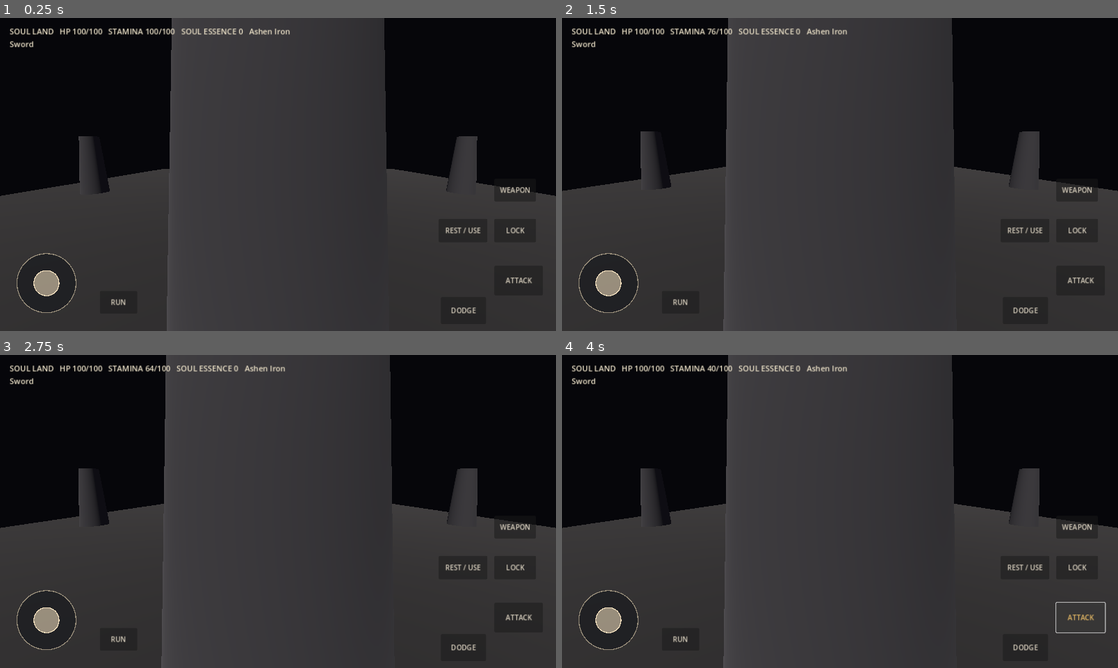
Above: before the commit, frames 1-4 (two rows, left to right).
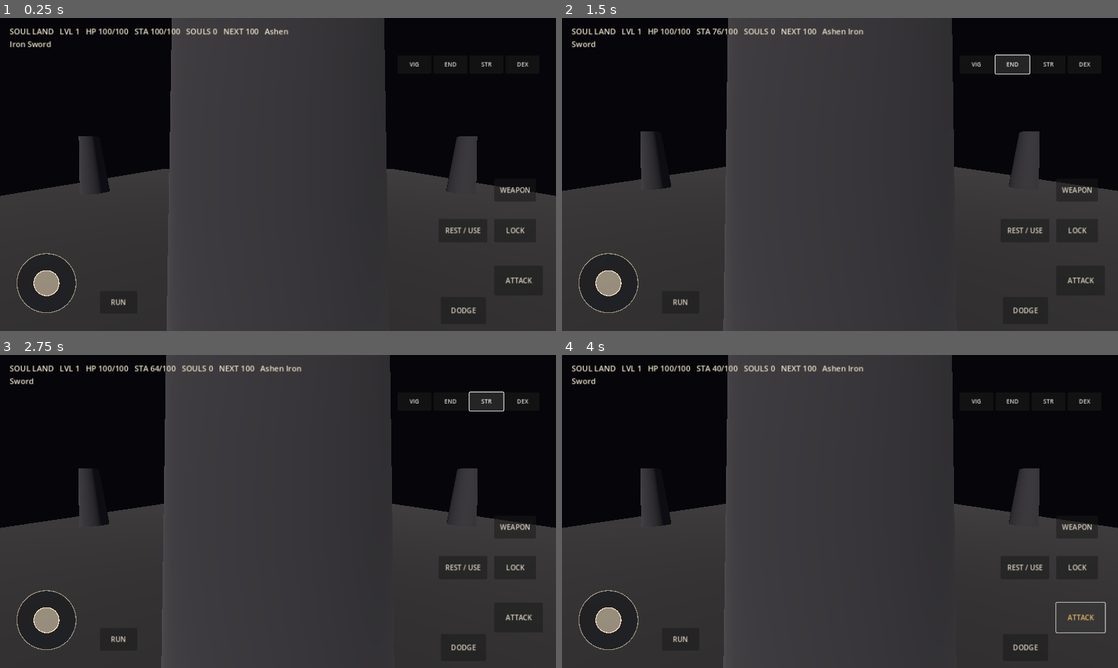
Above: after the commit, the same moments.

Repository: codingscenes2-cyber/SoulLans
Game: Godot game, scene res://scenes/main.tscn
The game is run twice, just before and just after one commit, with the same random seed, the same clock (stepped at 60 frames per second) and the same inputs.
Inputs (mouse positions are in pixels of both pictures, inside the frame that each line leads up to):
- Up to frame 1 (0.25 s): no input
- Up to frame 2 (1.5 s): click (979, 64) at 0.5 s, where only the run after the commit has a clickable "VIG"; click (1012, 64) at 1.25 s, where only the run after the commit has a clickable "END"
- Up to frame 3 (2.75 s): click (489, 401) at 2 s, where only the run after the commit has a clickable "STR"
- Up to frame 4 (4 s): click (1084, 401) at 2.75 s, where only the run after the commit has a clickable "DEX"; click "ATTACK" at 3.5 s

The runs differ from the first frame. In frame 1, 0.8% of the frame differs, in the area x 1-96%, y 3-16%; in frame 2, 1.1%; in frame 3, 1.1%, in the area x 11-96%, y 3-18%; in frame 4, 0.7%.

Commit message:
Add mobile attribute level-up controls and level HUD

Diff:
--- a/scripts/mobile_hud.gd
+++ b/scripts/mobile_hud.gd
@@ -34,13 +34,24 @@
     joystick.custom_minimum_size = Vector2(170.0, 170.0)
     joystick.size = Vector2(170.0, 170.0)
     root.add_child(joystick)
+    var level_controls := HBoxContainer.new()
+    level_controls.position = Vector2(-365.0, 86.0)
+    level_controls.anchor_left = 1.0
+    level_controls.anchor_right = 1.0
+    level_controls.size = Vector2(350.0, 42.0)
+    level_controls.add_theme_constant_override("separation", 5)
+    root.add_child(level_controls)
+    _add_level_button(level_controls, "VIG", "level_vigor")
+    _add_level_button(level_controls, "END", "level_endurance")
+    _add_level_button(level_controls, "STR", "level_strength")
+    _add_level_button(level_controls, "DEX", "level_dexterity")
     _add_button(root, "RUN", Vector2(205, -92), "sprint", Vector2(86, 52), false)
 
 func _process(_delta: float) -> void:
     if is_instance_valid(player) and player.has_method("get_status"):
         var data: Dictionary = player.get_status()
-        status_label.text = "SOUL LAND   HP %d/%d   STAMINA %d/%d   SOUL ESSENCE %d" % [
-            int(data.health), int(data.max_health), int(data.stamina), int(data.max_stamina), GameState.get_soul_essence()
+        status_label.text = "SOUL LAND   LVL %d   HP %d/%d   STA %d/%d   SOULS %d   NEXT %d" % [
+            int(data.level), int(data.health), int(data.max_health), int(data.stamina), int(data.max_stamina), int(data.soul_essence), int(data.next_level_cost)
         ]
         if player.has_method("get_weapon_name"):
             status_label.text += "   " + player.get_weapon_name()
@@ -73,3 +84,12 @@
     parent.add_child(button)
     button.button_down.connect(func() -> void: Input.action_press(action))
     button.button_up.connect(func() -> void: Input.action_release(action))
+
+func _add_level_button(parent: HBoxContainer, caption: String, action: String) -> void:
+    var button := Button.new()
+    button.text = caption
+    button.custom_minimum_size = Vector2(78.0, 40.0)
+    button.add_theme_font_size_override("font_size", 13)
+    parent.add_child(button)
+    button.button_down.connect(func() -> void: Input.action_press(action))
+    button.button_up.connect(func() -> void: Input.action_release(action))
